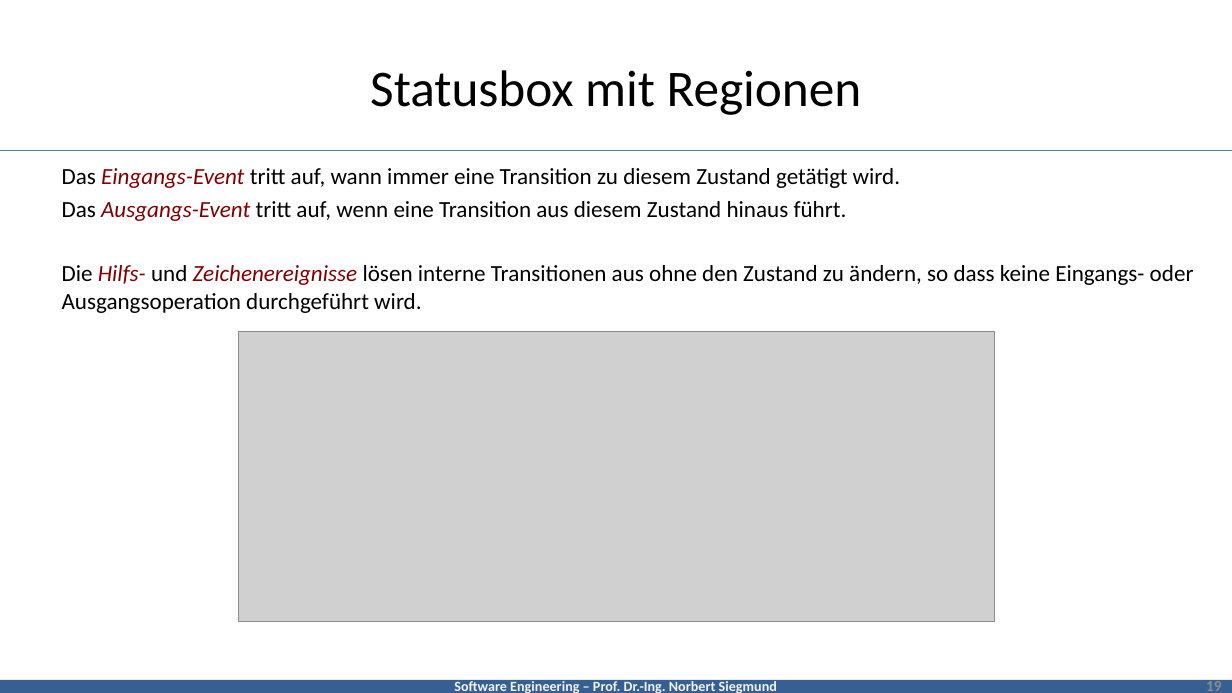
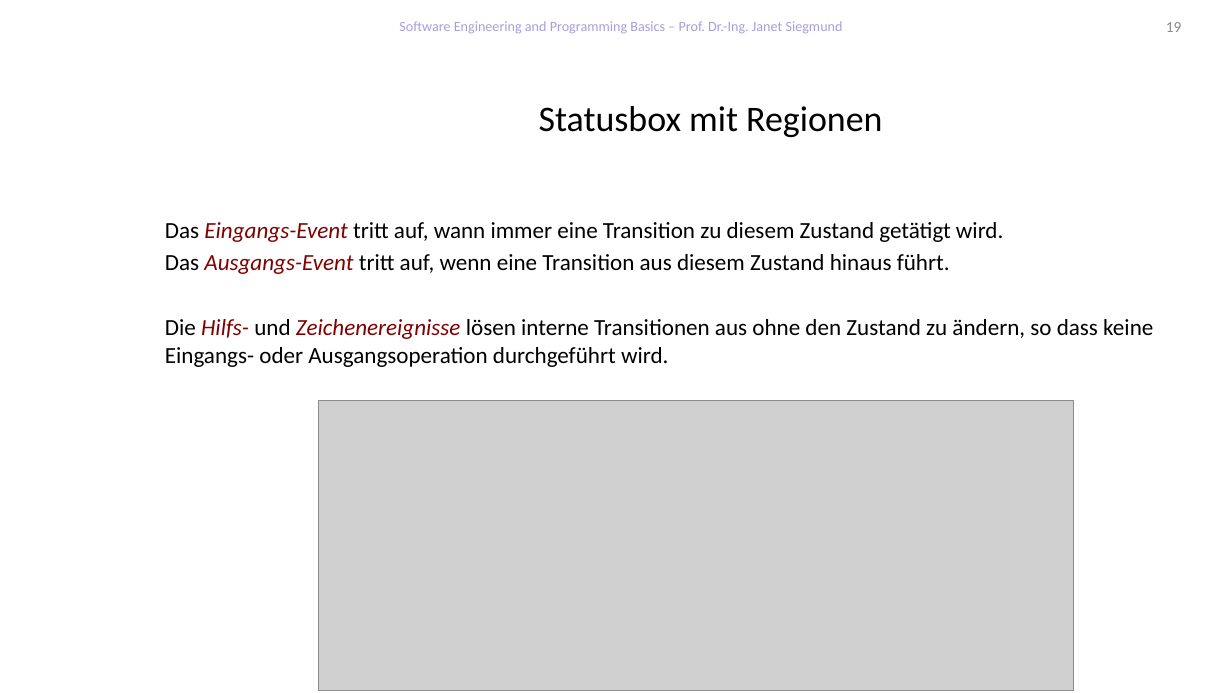
Before and after one commit to feigensp/lehre, a slide deck: slide 19 of se/slides/04_UML_Behaviour.pptx. Drawn at 1232x693 pixels with LibreOffice and Linux fonts; fonts in the diff are those of the drawing; grey boxes stand for pictures; background and template pictures are left out. Boxes give left, top, right and bottom in pixels: in the first picture for what was removed or moved away, otherwise in the second. Text is boxed around its words. In the diff, an @@ line names an element or a change of style, - is before the commit and + after.

```diff
--- a/se/slides/04_UML_Behaviour.pptx
+++ b/se/slides/04_UML_Behaviour.pptx
@@ text added at (399,21,843,33), 11 pt, text #AB9DDB @@
+Software Engineering and Programming Basics – Prof. Dr.-Ing. Janet Siegmund
@@ page number: place and size @@
-page number at (1206,678,1222,691)
+page number at (1166,22,1182,32)
@@ title "Statusbox mit Regionen": place and size @@
-title "Statusbox mit Regionen" at (370,70,862,115)
+title "Statusbox mit Regionen" at (539,106,882,137)
@@ title "Statusbox mit Regionen" at (539,106,882,137): size 40 to 28 pt @@
@@ line removed from (0, 150) to (1232, 150) @@
@@ text "Das Eingangs-Event tritt auf, wann ..." rewrapped from (62,168,1194,313) to (165,222,1153,367) @@
@@ picture: place and size @@
-picture at (238,331,994,621)
+picture at (318,401,1074,691)
@@ rectangle removed at (0,680,1232,693) @@
-Software Engineering – Prof. Dr.-Ing. Norbert Siegmund
```
Also in this commit, not shown: 13 other slides changed, 1 slide added, 1 slide removed.
